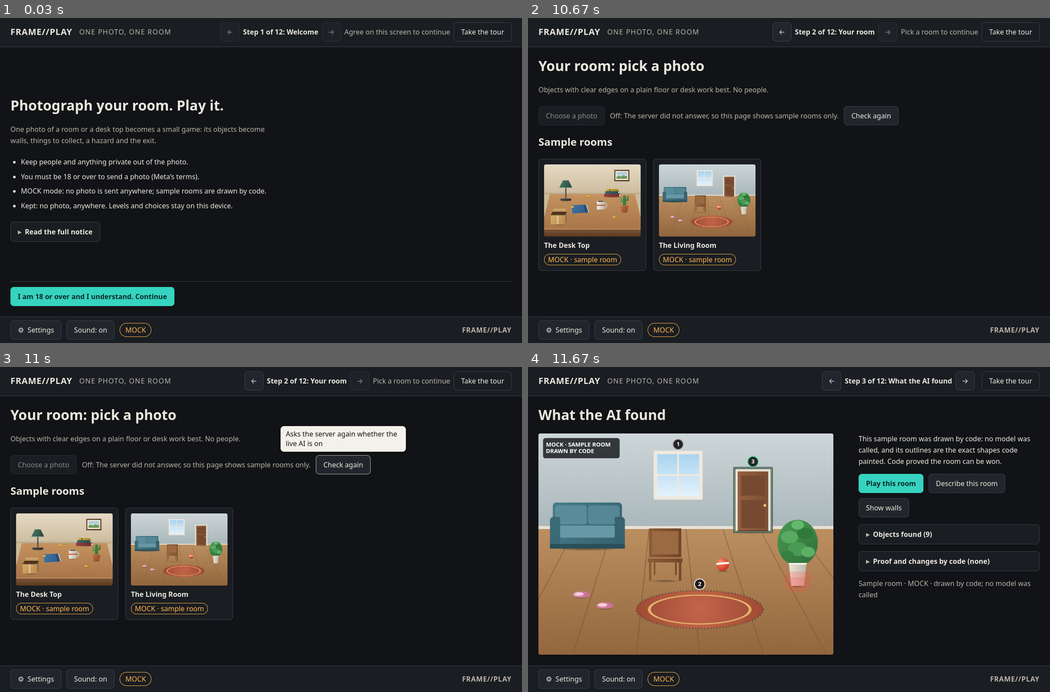
Above: before the commit, frames 1-4 (two rows, left to right).
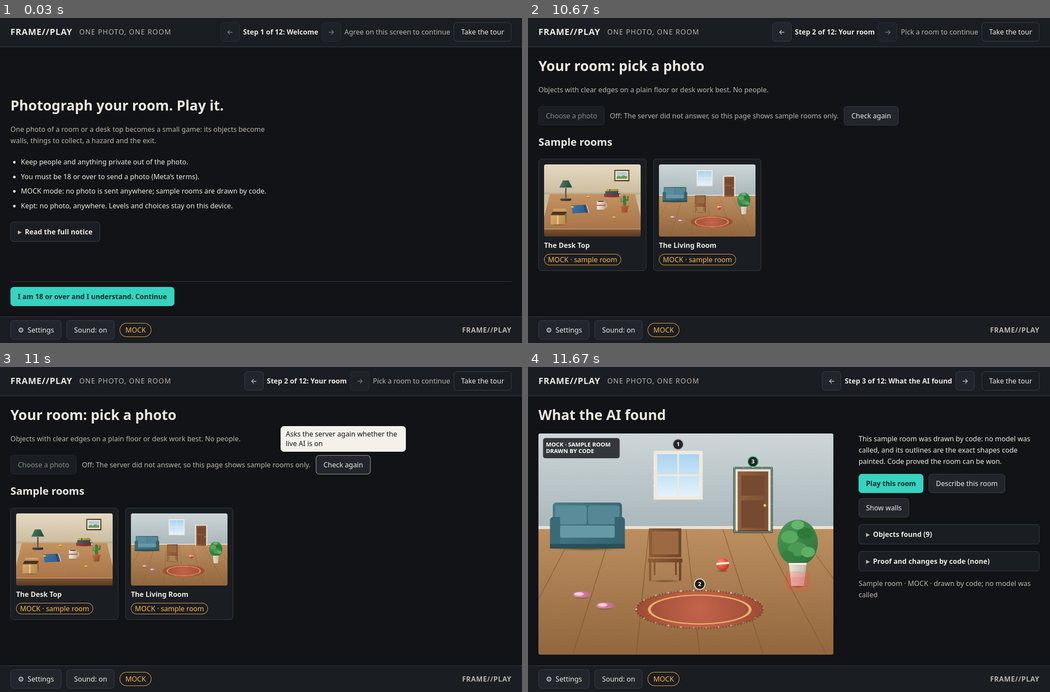
Above: after the commit, the same moments.

Repository: darkAbacus247/frame-play
Game: browser game, page index.html
The game is run twice, just before and just after one commit, with the same random seed, the same clock (stepped at 60 frames per second) and the same inputs.
Inputs (mouse positions are in pixels of both pictures, inside the frame that each line leads up to):
- Up to frame 1 (0.03 s): no input
- Up to frame 2 (10.67 s): click (789, 180) at 0.27 s; click "⚙ Settings" at 1.27 s; tap Shift at 1.52 s; click "Start over from Step 1" at 1.77 s; click "Keep my road" at 2.02 s; tap Escape at 2.27 s; click "Sound: on" at 2.77 s; click "Show outlines while playing On" at 3.52 s; click "Start over from Step 1" at 4.27 s; click "Start over" at 4.77 s; click "Take the tour" at 5.02 s; click "I am 18 or over and I underst…" at 5.77 s; click "Check again" at 6.52 s; click "←" at 7.27 s; click "Skip the tour" at 7.77 s; click "Sound: off" at 8.02 s; click "I am 18 or over and I underst…" at 8.77 s; click "←" at 9.52 s; click "→" at 10.27 s
- Up to frame 3 (11 s): click "Check again" at 10.77 s
- Up to frame 4 (11.67 s): click "The Living Room MOCK · sample…" at 11.02 s

Frames 1-3 are identical in both runs. In frame 4, less than 0.1% of the frame differs, in the area x 20-47%, y 28-81%.

Commit message:
W3c: particles on a layer laid over the board: coin sparkles, an exit glint, win confetti, a hazard puff, step dust and a shimmer tracing each outline on the reveal
Capped counts, no loop while nothing is alive, none under reduced motion; the
layer is out of the flow and under no pointer, so the board and the page keep
their size.

Co-Authored-By: Claude Opus 5.5 <noreply@anthropic.com>

Diff:
--- /dev/null
+++ b/src/fx.js
@@ -0,0 +1,214 @@
+// Particles on their own canvas, laid exactly over the board (styles.css
+// .fx-layer: out of the flow, under no pointer), so they never change the
+// board's size or the page's layout: a sparkle on a coin, a glint at the
+// exit, confetti on a win, a puff on a hazard, light dust under the steps
+// and a shimmer tracing each outline on the reveal.
+//
+// Counts are capped, nothing runs while nothing is alive, and with reduced
+// motion (the system's or the page's switch) there are no particles at all.
+// Positions come in picture pixels; particles live in CSS pixels.
+
+export const FX_CAP = 160;
+export const BURST = { coin: 16, exit: 14, hazard: 12, dust: 2, win: 70, trace: 22 };
+const GOLD = ['#f5c542', '#ffe9a3', '#ffffff'];
+const GREEN = ['#4ad688', '#bff5d6', '#ffffff'];
+const PUFF = ['#d9d2c5', '#ff9d8a', '#bdb6aa'];
+const DUST = ['#efe6d3', '#d8cdb6'];
+const CONFETTI = ['#f5c542', '#4ad688', '#7ff3e4', '#ff7a7a', '#b99cff', '#ffffff'];
+const MAX_DT = 0.05;
+
+// a seeded spread, so a test sees the same burst every time
+function spread(seed) {
+  let s = seed >>> 0 || 1;
+  return () => {
+    s = (Math.imul(s, 1664525) + 1013904223) >>> 0;
+    return s / 4294967296;
+  };
+}
+
+// Points evenly along rings (picture pixels), at most n.
+export function alongRings(rings, n) {
+  const segs = [];
+  let total = 0;
+  for (const r of rings || []) {
+    for (let i = 0; i < r.length; i++) {
+      const a = r[i], b = r[(i + 1) % r.length];
+      const len = Math.hypot(b[0] - a[0], b[1] - a[1]);
+      if (len > 0) { segs.push([a, b, len]); total += len; }
+    }
+  }
+  if (!total || n < 1) return [];
+  const out = [];
+  let si = 0, acc = 0;
+  for (let i = 0; i < n; i++) {
+    const d = (i / n) * total;
+    while (si < segs.length - 1 && acc + segs[si][2] < d) { acc += segs[si][2]; si++; }
+    const [a, b, len] = segs[si];
+    const f = Math.min(1, (d - acc) / len);
+    out.push([a[0] + (b[0] - a[0]) * f, a[1] + (b[1] - a[1]) * f]);
+  }
+  return out;
+}
+
+export class Fx {
+  // board: the board's canvas (only read, never sized here); pic: its
+  // picture size; reduced(): true while motion is reduced
+  constructor(board, pic, { reduced = () => false, raf, caf, seed = 1 } = {}) {
+    this.board = board;
+    this.pic = pic;
+    this.reduced = reduced;
+    this.raf = raf || ((f) => globalThis.requestAnimationFrame(f));
+    this.caf = caf || ((id) => globalThis.cancelAnimationFrame && globalThis.cancelAnimationFrame(id));
+    this.rand = spread(seed);
+    this.layer = board.ownerDocument.createElement('canvas');
+    this.layer.className = 'fx-layer';
+    this.layer.setAttribute('aria-hidden', 'true');
+    this.g = this.layer.getContext('2d');
+    this.parts = [];
+    this.scale = 1;
+    this.dpr = 1;
+    this.cssW = 0;
+    this.cssH = 0;
+    this.loop = 0;
+    this.last = 0;
+    this.destroyed = false;
+  }
+
+  // Lay the layer over a board drawn at cssW x cssH CSS pixels.
+  fit(cssW, cssH, dpr = 1) {
+    const s = cssW / this.pic.width;
+    if (!(s > 0) || !(cssH > 0) || !Number.isFinite(s)) return;
+    if (this.scale && s !== this.scale) {
+      const r = s / this.scale;
+      for (const p of this.parts) { p.x *= r; p.y *= r; }
+    }
+    this.scale = s;
+    this.dpr = dpr;
+    this.cssW = cssW;
+    this.cssH = cssH;
+    this.layer.style.width = `${cssW}px`;
+    this.layer.style.height = `${cssH}px`;
+    this.layer.width = Math.max(1, Math.round(cssW * dpr));
+    this.layer.height = Math.max(1, Math.round(cssH * dpr));
+  }
+
+  allowed() { return !this.destroyed && !this.reduced(); }
+
+  add(p) {
+    if (this.parts.length >= FX_CAP) return false;
+    this.parts.push({ age: 0, delay: 0, g: 0, rot: 0, spin: 0, alpha: 1, grow: 0, shape: 'dot', ...p });
+    return true;
+  }
+
+  // kind: coin | exit | hazard | dust | win | trace; x, y in picture pixels
+  // (win covers the board; trace takes { rings, color }). Returns how many
+  // particles were added.
+  burst(kind, x = 0, y = 0, opts = {}) {
+    if (!this.allowed() || !BURST[kind]) return 0;
+    const R = this.rand;
+    const pick = (list) => list[Math.floor(R() * list.length)];
+    const cx = x * this.scale, cy = y * this.scale;
+    let n = 0;
+    const put = (p) => { if (this.add(p)) n++; };
+    if (kind === 'coin' || kind === 'exit') {
+      for (let i = 0; i < BURST[kind]; i++) {
+        const a = (i / BURST[kind]) * Math.PI * 2 + R() * 0.4, v = 45 + R() * 75;
+        put({ x: cx, y: cy, vx: Math.cos(a) * v, vy: Math.sin(a) * v - 20, g: 70, life: 0.5 + R() * 0.35, size: 2 + R() * 2, color: pick(kind === 'coin' ? GOLD : GREEN), shape: 'star', spin: (R() - 0.5) * 8 });
+      }
+    } else if (kind === 'hazard') {
+      for (let i = 0; i < BURST.hazard; i++) {
+        const a = R() * Math.PI * 2, v = 15 + R() * 35;
+        put({ x: cx, y: cy, vx: Math.cos(a) * v, vy: Math.sin(a) * v * 0.6 - 12, g: -10, life: 0.6 + R() * 0.35, size: 3 + R() * 2, grow: 9, alpha: 0.4, color: pick(PUFF) });
+      }
+    } else if (kind === 'dust') {
+      for (let i = 0; i < BURST.dust; i++) {
+        put({ x: cx + (R() - 0.5) * 6, y: cy, vx: (R() - 0.5) * 30, vy: -10 - R() * 15, g: 40, life: 0.35 + R() * 0.15, size: 1.2 + R() * 0.8, alpha: 0.45, color: pick(DUST) });
+      }
+    } else if (kind === 'win') {
+      for (let i = 0; i < BURST.win; i++) {
+        put({ x: R() * this.cssW, y: -6 - R() * this.cssH * 0.25, vx: (R() - 0.5) * 50, vy: 40 + R() * 80, g: 60, life: 1.6 + R() * 0.8, size: 3 + R() * 2, color: pick(CONFETTI), shape: 'rect', rot: R() * Math.PI, spin: (R() - 0.5) * 10, delay: R() * 0.35 });
+      }
+    } else if (kind === 'trace') {
+      const pts = alongRings(opts.rings, BURST.trace);
+      pts.forEach(([px, py], i) => {
+        put({ x: px * this.scale, y: py * this.scale, vx: 0, vy: -6, life: 0.45, size: 1.6 + R(), color: opts.color || '#ffffff', shape: 'star', delay: (i / pts.length) * 0.3 });
+      });
+    }
+    if (n) this.run();
+    return n;
+  }
+
+  run() {
+    if (this.loop || this.destroyed) return;
+    this.last = 0;
+    this.loop = this.raf((t) => this.frame(t));
+  }
+
+  // advance by dt seconds; drop the spent
+  step(dt) {
+    dt = Math.min(MAX_DT, Math.max(0, dt));
+    for (const p of this.parts) {
+      if (p.delay > 0) { p.delay -= dt; continue; }
+      p.age += dt;
+      p.vy += p.g * dt;
+      p.x += p.vx * dt;
+      p.y += p.vy * dt;
+      p.rot += p.spin * dt;
+    }
+    this.parts = this.parts.filter((p) => p.age < p.life && p.y < this.cssH + 40);
+  }
+
+  frame(t) {
+    this.loop = 0;
+    if (this.destroyed) return;
+    if (this.reduced()) this.parts = [];
+    const dt = this.last ? (t - this.last) / 1000 : 1 / 60;
+    this.last = t;
+    this.step(dt);
+    this.draw();
+    if (this.parts.length) this.loop = this.raf((tt) => this.frame(tt));
+  }
+
+  draw() {
+    const g = this.g;
+    g.setTransform(1, 0, 0, 1, 0, 0);
+    g.clearRect(0, 0, this.layer.width, this.layer.height);
+    g.setTransform(this.dpr, 0, 0, this.dpr, 0, 0);
+    for (const p of this.parts) {
+      if (p.delay > 0) continue;
+      const k = p.age / p.life;
+      g.globalAlpha = Math.max(0, p.alpha * (1 - k * k));
+      g.fillStyle = p.color;
+      const s = p.size + p.grow * k;
+      if (p.shape === 'rect') {
+        g.save();
+        g.translate(p.x, p.y);
+        g.rotate(p.rot);
+        g.fillRect(-s / 2, -s, s, s * 2);
+        g.restore();
+      } else if (p.shape === 'star') {
+        // a four-point glint: two thin crossed bars
+        g.fillRect(p.x - s, p.y - s * 0.22, s * 2, s * 0.44);
+        g.fillRect(p.x - s * 0.22, p.y - s, s * 0.44, s * 2);
+      } else {
+        g.beginPath();
+        g.arc(p.x, p.y, s, 0, Math.PI * 2);
+        g.fill();
+      }
+    }
+    g.globalAlpha = 1;
+  }
+
+  clear() {
+    this.parts = [];
+    this.draw();
+  }
+
+  destroy() {
+    this.destroyed = true;
+    if (this.loop) this.caf(this.loop);
+    this.loop = 0;
+    this.parts = [];
+    this.layer.remove();
+  }
+}
--- a/src/game.js
+++ b/src/game.js
@@ -2,7 +2,9 @@
 // keyboard, the on-screen pad, tap-to-move, the Walk to chips, sound and
 // the announcements. It touches the page; the rules live in play.js.
 import { createRound, stepRound, walkToObject, walkToPoint, nextGoal, routeRatio, DT } from './play.js';
-import { Renderer, fitSize, unlockPulse } from './render.js';
+import { Renderer, fitSize, unlockPulse, ROLE_STYLE } from './render.js';
+import { bounds } from './geom.js';
+import { Fx } from './fx.js';
 import { ruleRow, announce, endCardWords } from './words.js';
 import { objectWords } from './level.js';
 import { el, boardRoom, ceilH, ceilW, floorW, spaceH } from './ui.js';
@@ -18,7 +20,10 @@
 // reduced motion), numbered badges clear of every outline, Show walls.
 export function mountReveal(root, { level, rt, picture, ui, maxHeight }) {
   const canvas = el('canvas', { 'aria-hidden': 'true' });
-  root.replaceChildren(canvas);
+  // the particles' layer lies over the picture, out of the flow
+  const fx = new Fx(canvas, level.picture, { reduced: () => !!ui().reducedMotion });
+  root.classList.add('fx-host');
+  root.replaceChildren(canvas, fx.layer);
   const renderer = new Renderer(canvas, picture, level, rt);
   const n = level.objects.length;
   let count = ui().reducedMotion ? n : 0;
@@ -30,6 +35,7 @@
     const h = maxHeight ? maxHeight() : (w * level.picture.height) / level.picture.width;
     const f = fitSize(Math.max(80, w), Math.max(60, h), level.picture.width, level.picture.height);
     renderer.resize(f.cssW, f.cssH, globalThis.devicePixelRatio || 1);
+    fx.fit(f.cssW, f.cssH, globalThis.devicePixelRatio || 1);
     draw();
   };
   const ro = new ResizeObserver(fit);
@@ -43,13 +49,17 @@
       count++;
       draw();
       emit('reveal', { k: count - 1, of: n });
+      const o = level.objects[count - 1];
+      const st = o.on_surface || o.role === 'flat' ? ROLE_STYLE[o.role] : null;
+      fx.burst('trace', 0, 0, { rings: o.outline.rings, color: st ? st.color : '#f3efe6' });
       if (count >= n) clearInterval(timer);
     }, 170);
   }
   return {
+    fx,
     setWalls(v) { walls = !!v; draw(); },
     redraw: draw,
-    destroy() { clearInterval(timer); ro.disconnect(); },
+    destroy() { clearInterval(timer); ro.disconnect(); fx.destroy(); },
   };
 }
 
@@ -90,11 +100,12 @@
 
   const rule = el('p', { class: 'rule-row', id: 'rule-row' });
   const canvas = el('canvas', { 'aria-hidden': 'true' });
+  const fx = new Fx(canvas, level.picture, { reduced: () => !!(opts.ui && opts.ui().reducedMotion) });
   const game = el('div', {
     class: 'game', tabindex: '0', role: 'application',
     'aria-label': `The game: ${level.title || 'your room'}. Arrow keys or W A S D steer. N walks to the next goal. Tab leaves.`,
     'aria-describedby': 'rule-row',
-  }, [canvas]);
+  }, [canvas, fx.layer]);
   const stage = el('div', { class: 'stage' }, [game]);
   const chips = el('div', { class: 'chips', role: 'group', 'aria-label': 'Walk to' });
   const padBtn = (label, dir, cls) => {
@@ -165,18 +176,22 @@
     audio && audio.play('tick');
   }
 
+  // an object's middle, in picture pixels, for its particles
+  const middle = (k) => { const b = bounds(level.objects[k].outline.rings); return [(b.x0 + b.x1) / 2, (b.y0 + b.y1) / 2]; };
+  const exitK = level.objects.findIndex((o) => o.role === 'exit');
+
   function handleEvents(events) {
     let chipsDirty = false;
     for (const ev of events) {
       const words = announce(level, ev, surfaceName);
       switch (ev.type) {
-        case 'step': audio && audio.play('step'); break;
+        case 'step': audio && audio.play('step'); fx.burst('dust', ...state.pos); break;
         case 'bump': audio && audio.play('bump'); break;
-        case 'collect': audio && audio.play('collect'); chipsDirty = true; break;
-        case 'unlock': audio && audio.play('unlock'); chipsDirty = true; unlockAt = performance.now(); break;
+        case 'collect': audio && audio.play('collect'); chipsDirty = true; fx.burst('coin', ...middle(ev.k)); break;
+        case 'unlock': audio && audio.play('unlock'); chipsDirty = true; unlockAt = performance.now(); if (exitK >= 0) fx.burst('exit', ...middle(exitK)); break;
         case 'locked': audio && audio.play('locked'); break;
-        case 'lose': audio && audio.play('hazard'); break;
-        case 'win': audio && audio.play('win'); break;
+        case 'lose': audio && audio.play('hazard'); fx.burst('hazard', ...state.pos); break;
+        case 'win': audio && audio.play('win'); fx.burst('win'); break;
         default: break;
       }
       if (words) say(words);
@@ -275,6 +290,7 @@
     if (key === fitted) return;
     fitted = key;
     renderer.resize(f.cssW, f.cssH, dpr);
+    fx.fit(f.cssW, f.cssH, dpr);
   });
   for (const e of [root, wrap, rule, label, side]) ro.observe(e);
 
@@ -286,11 +302,13 @@
 
   return {
     get state() { return state; },
+    get fx() { return fx; },
     focusGame() { game.focus({ preventScroll: true }); },
     walkTo(k) { walkObject(k); },
     restart() {
       state = createRound(level, rt);
       ended = false; acc = 0; last = 0; marker = null; unlockAt = 0;
+      fx.clear();
       refreshRule();
       goalChips();
       audio && audio.play('start');
@@ -301,6 +319,7 @@
       music('calm');
       cancelAnimationFrame(raf);
       ro.disconnect();
+      fx.destroy();
     },
   };
 }
--- a/styles.css
+++ b/styles.css
@@ -467,3 +467,11 @@
 /* the page applies .hc and .rm from the system setting until the person
    flips the switch in Settings, so one class decides */
 .rm *, .rm *::before, .rm *::after { animation: none !important; transition: none !important; }
+
+/* ---- particles (src/fx.js) ----
+   A canvas laid exactly over the board: out of the flow, so it never sizes
+   the board or moves the page, and under no pointer, so every tap reaches
+   the board. Hidden with reduced motion. */
+.fx-host { position: relative; }
+.fx-layer { position: absolute; left: 0; top: 0; pointer-events: none; }
+.rm .fx-layer { display: none; }
--- /dev/null
+++ b/tests/fx.test.js
@@ -0,0 +1,195 @@
+// The particles (src/fx.js): capped, idle when nothing is alive, gone with
+// reduced motion, and on their own layer that never sizes the board or the
+// page. Then the real board (src/game.js) on tests/fakedom.js: the layer
+// lies over the board at the board's size, and a round's coin sparkles.
+import test from 'node:test';
+import assert from 'node:assert/strict';
+import { readFileSync } from 'node:fs';
+import { installFakeDocument } from './fakedom.js';
+import { Fx, FX_CAP, BURST, alongRings } from '../src/fx.js';
+
+function board(doc) {
+  const c = doc.createElement('canvas');
+  c.style.width = '400px';
+  c.style.height = '300px';
+  c.width = 800;
+  c.height = 600;
+  return c;
+}
+
+function handFrames() {
+  const q = [];
+  let t = 0;
+  return {
+    raf: (f) => { q.push(f); return q.length; },
+    caf: () => {},
+    pending: () => q.length,
+    pump(n = 1) { for (let i = 0; i < n; i++) { const run = q.splice(0); t += 1000 / 60; for (const f of run) f(t); } },
+  };
+}
+
+test('the layer is laid over the board at its size and never sizes the board', () => {
+  const doc = installFakeDocument();
+  const b = board(doc);
+  const before = JSON.stringify([b.style, b.width, b.height]);
+  const fr = handFrames();
+  const fx = new Fx(b, { width: 1000, height: 750 }, fr);
+  fx.fit(400, 300, 2);
+  assert.equal(fx.layer.tagName, 'CANVAS');
+  assert.equal(fx.layer.className, 'fx-layer');
+  assert.equal(fx.layer.getAttribute('aria-hidden'), 'true');
+  assert.deepEqual([fx.layer.style.width, fx.layer.style.height, fx.layer.width, fx.layer.height], ['400px', '300px', 800, 600]);
+  for (const k of ['coin', 'exit', 'hazard', 'dust', 'win']) fx.burst(k, 500, 400);
+  fx.burst('trace', 0, 0, { rings: [[[0, 0], [1000, 0], [1000, 750], [0, 750]]] });
+  fr.pump(200);
+  assert.equal(JSON.stringify([b.style, b.width, b.height]), before, 'the board is untouched');
+  assert.deepEqual(Object.keys(fx.layer.style).sort(), ['height', 'width'], 'the layer sets only its own size');
+});
+
+test('counts are capped and every burst is small', () => {
+  installFakeDocument();
+  const fr = handFrames();
+  const fx = new Fx(board(document), { width: 1000, height: 750 }, fr);
+  fx.fit(400, 300, 1);
+  for (let i = 0; i < 10; i++) fx.burst('win');
+  assert.equal(fx.parts.length, FX_CAP);
+  assert.equal(fx.burst('coin', 1, 1), 0, 'full: nothing more');
+  assert.ok(Object.values(BURST).every((n) => n <= FX_CAP / 2));
+  assert.equal(fx.burst('nonsense', 1, 1), 0);
+});
+
+test('nothing runs while nothing is alive', () => {
+  installFakeDocument();
+  const fr = handFrames();
+  const fx = new Fx(board(document), { width: 1000, height: 750 }, fr);
+  fx.fit(400, 300, 1);
+  assert.equal(fr.pending(), 0);
+  fx.burst('coin', 500, 400);
+  fx.burst('coin', 500, 400);
+  assert.equal(fr.pending(), 1, 'one loop, however many bursts');
+  fr.pump(120); // two seconds
+  assert.equal(fx.parts.length, 0, 'the sparkles are spent');
+  assert.equal(fr.pending(), 0, 'and the loop stopped');
+  // a long stall moves particles a bounded step, not all at once
+  fx.burst('dust', 500, 400);
+  const p = fx.parts[0];
+  const y0 = p.y;
+  fx.step(30);
+  assert.ok(Math.abs(p.y - y0) < 5);
+});
+
+test('reduced motion: no particles at all, and live ones go at once', () => {
+  installFakeDocument();
+  const fr = handFrames();
+  let reduced = true;
+  const fx = new Fx(board(document), { width: 1000, height: 750 }, { ...fr, reduced: () => reduced });
+  fx.fit(400, 300, 1);
+  for (const k of ['coin', 'exit', 'hazard', 'dust', 'win']) assert.equal(fx.burst(k, 10, 10), 0, k);
+  assert.equal(fx.burst('trace', 0, 0, { rings: [[[0, 0], [10, 0], [10, 10]]] }), 0);
+  assert.equal(fr.pending(), 0);
+  reduced = false;
+  assert.ok(fx.burst('win') > 0);
+  reduced = true;
+  fr.pump(1);
+  assert.equal(fx.parts.length, 0);
+  assert.equal(fr.pending(), 0);
+});
+
+test('particles follow the board when it is resized, and go with it', () => {
+  const doc = installFakeDocument();
+  const fr = handFrames();
+  const b = board(doc);
+  const host = doc.createElement('div');
+  const fx = new Fx(b, { width: 1000, height: 750 }, fr);
+  host.append(b, fx.layer);
+  fx.fit(400, 300, 1);
+  fx.burst('dust', 500, 375);
+  assert.equal(Math.round(fx.parts[0].y), 150, 'picture pixels to CSS pixels');
+  fx.fit(800, 600, 1);
+  assert.equal(Math.round(fx.parts[0].y), 300);
+  fx.destroy();
+  assert.equal(host.children.length, 1, 'the layer leaves with the board');
+  assert.equal(fx.burst('coin', 1, 1), 0);
+});
+
+test('a trace runs evenly along an outline', () => {
+  const pts = alongRings([[[0, 0], [100, 0], [100, 100], [0, 100]]], 8);
+  assert.equal(pts.length, 8);
+  assert.deepEqual(pts[0], [0, 0]);
+  assert.deepEqual(pts[2], [100, 0]);
+  assert.deepEqual(pts[4], [100, 100]);
+  assert.deepEqual(alongRings([], 5), []);
+});
+
+test('the stylesheet keeps the layer out of the flow and under no pointer', () => {
+  const css = readFileSync(new URL('../styles.css', import.meta.url), 'utf8');
+  const rule = (sel) => { const m = new RegExp(`(^|\\n)${sel.replace(/[.*]/g, '\\$&')}\\s*\\{([^}]*)\\}`).exec(css); return m ? m[2] : ''; };
+  assert.match(rule('.fx-layer'), /position:\s*absolute/);
+  assert.match(rule('.fx-layer'), /pointer-events:\s*none/);
+  assert.doesNotMatch(rule('.fx-layer'), /width|height|margin|padding/, 'its size comes from the board, in code');
+  assert.match(rule('.fx-host'), /position:\s*relative/);
+  assert.match(rule('.rm .fx-layer'), /display:\s*none/);
+  assert.match(css, /\.game \{ position: relative;/, 'the play board already holds it');
+});
+
+test('the real board: the layer lies over it at its size, a coin sparkles, and reduced motion keeps it still', async () => {
+  const doc = installFakeDocument();
+  const { el } = await import('../src/ui.js');
+  doc.body.append(el('div', { id: 'tips' }));
+  const { loadRoom } = await import('../src/rooms.js');
+  const { buildLevel, inputFromRoom } = await import('../src/level.js');
+  const { Renderer } = await import('../src/render.js');
+  let frames = [];
+  const observers = [];
+  const saved = {};
+  for (const k of ['requestAnimationFrame', 'cancelAnimationFrame', 'ResizeObserver', 'Path2D', 'getComputedStyle']) saved[k] = globalThis[k];
+  Object.assign(globalThis, {
+    Path2D: class { constructor() { return new Proxy(this, { get: (o, k) => (k in o ? o[k] : () => {}) }); } },
+    requestAnimationFrame: (f) => { frames.push(f); return frames.length; },
+    cancelAnimationFrame: () => {},
+    ResizeObserver: class { constructor(cb) { this.cb = cb; observers.push(this); } observe() {} disconnect() {} },
+    getComputedStyle: () => ({ paddingTop: '0', paddingBottom: '0', rowGap: '0', columnGap: '0', gridTemplateAreas: '', getPropertyValue: () => '', fontSize: '16px' }),
+  });
+  doc.documentElement.getBoundingClientRect = () => ({ width: 0, height: 0 });
+  const draw = Renderer.prototype.draw;
+  Renderer.prototype.draw = () => {};
+  try {
+    const { mountPlay } = await import('../src/game.js');
+    const { nextGoal } = await import('../src/play.js');
+    const room = loadRoom(JSON.parse(readFileSync(new URL('../rooms/desk.json', import.meta.url), 'utf8')));
+    const { level, rt } = buildLevel(inputFromRoom(room));
+    for (const reduced of [false, true]) {
+      frames = [];
+      const root = el('main', {});
+      doc.body.replaceChildren(el('div', { id: 'tips' }), root);
+      const view = mountPlay(root, { level, rt, picture: doc.createElement('canvas'), say: () => {}, ui: () => ({ reducedMotion: reduced }), onEnd: () => {} });
+      const game = root.querySelector('.game');
+      const [canvas, layer] = game.children;
+      assert.equal(layer, view.fx.layer);
+      assert.equal(layer.className, 'fx-layer');
+      observers.at(-1).cb();
+      assert.match(canvas.style.width, /^\d+px$/, 'the board was sized');
+      assert.deepEqual([layer.style.width, layer.style.height], [canvas.style.width, canvas.style.height], 'the layer matches it');
+      let t = 1000, seen = 0;
+      const pump = (n) => {
+        for (let i = 0; i < n; i++) {
+          const run = frames; frames = []; t += 1000 / 60;
+          for (const f of run) f(t);
+          seen = Math.max(seen, view.fx.parts.length);
+        }
+      };
+      pump(2);
+      const got = () => view.state.collected.filter(Boolean).length;
+      view.walkTo(nextGoal(view.state, level));
+      for (let i = 0; i < 40 && got() === 0; i++) pump(30);
+      assert.equal(got(), 1, 'a coin was collected');
+      if (reduced) assert.equal(seen, 0, 'no particles with reduced motion');
+      else assert.ok(seen >= BURST.coin, `the coin sparkled (${seen})`);
+      view.destroy();
+      assert.equal(layer.parentNode, null);
+    }
+  } finally {
+    Renderer.prototype.draw = draw;
+    Object.assign(globalThis, saved);
+  }
+});
